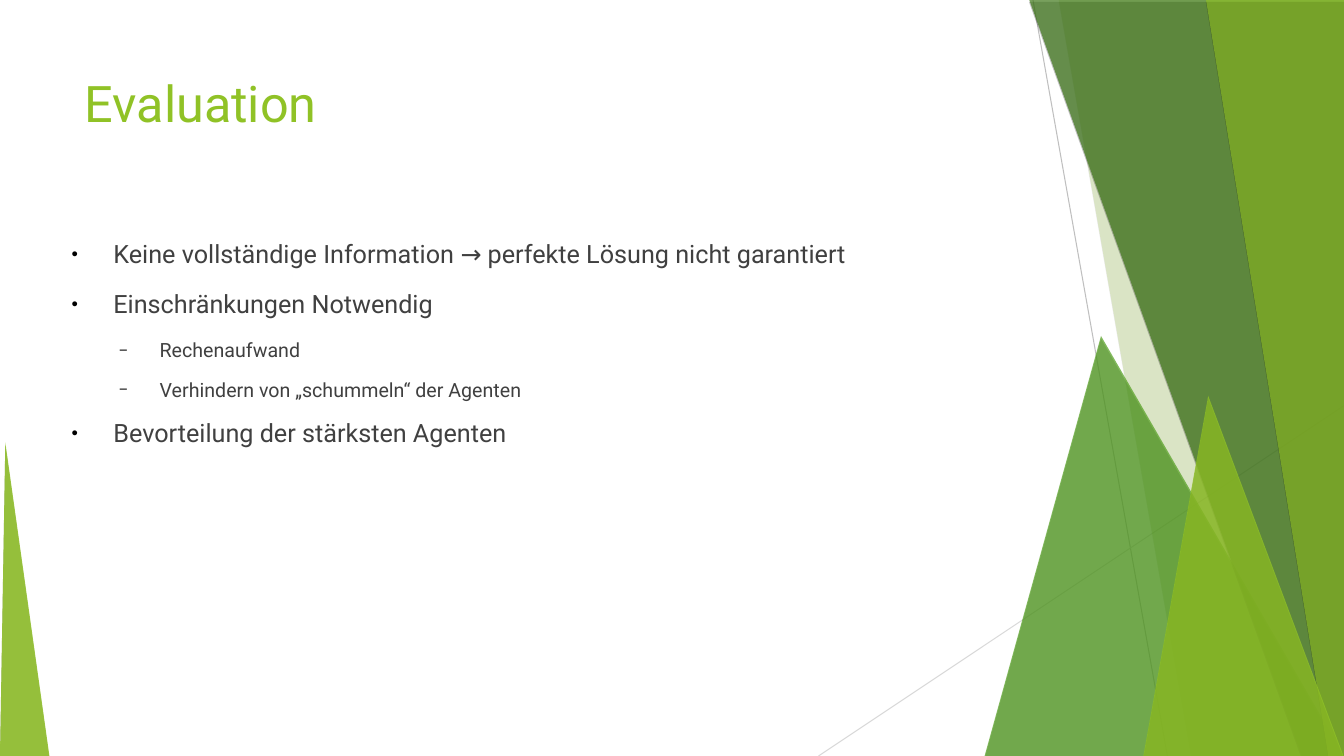
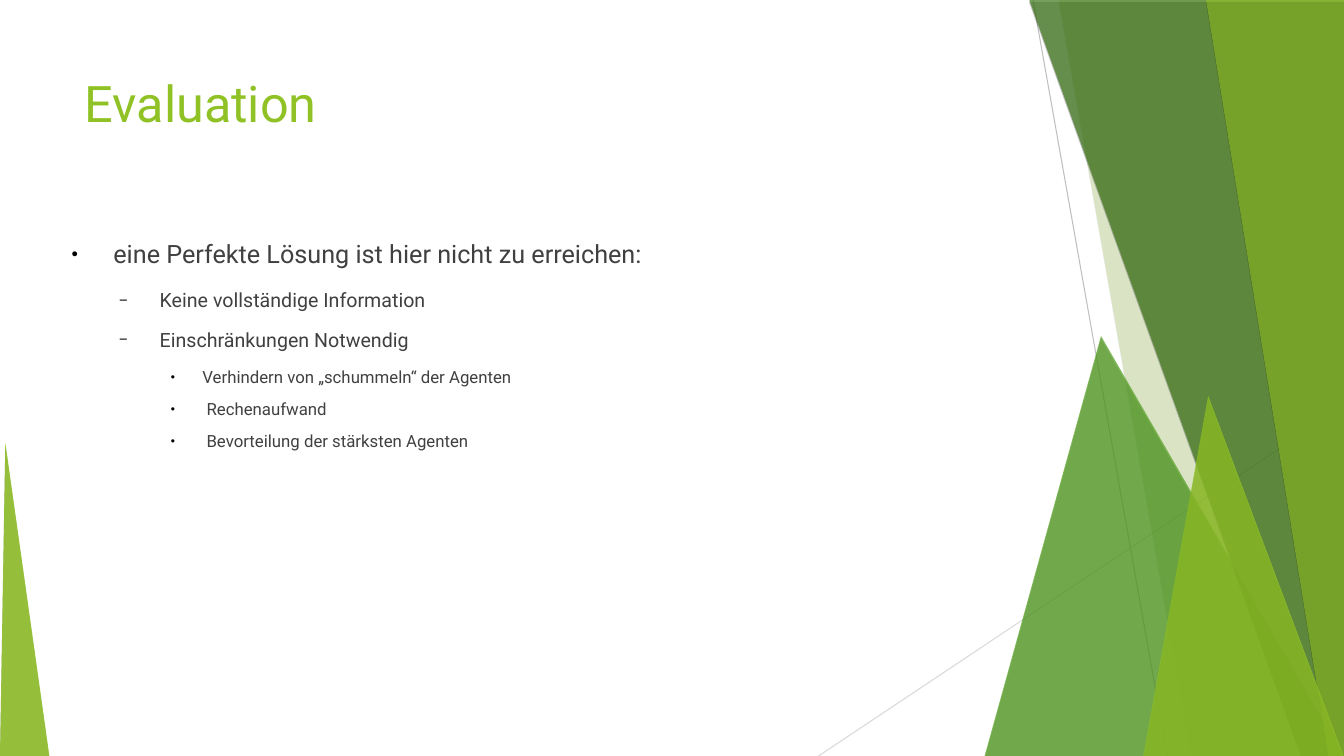
Before and after one commit to MFizz/AiF, a slide deck: slide 11 of Abschluss/alt.odp (slide 9 before the commit). Drawn at 1344x756 pixels with LibreOffice and Linux fonts; fonts in the diff are those of the drawing. Boxes give left, top, right and bottom in pixels: in the first picture for what was removed or moved away, otherwise in the second. Text is boxed around its words. In the diff, an @@ line names an element or a change of style, - is before the commit and + after.

```diff
--- a/Abschluss/alt.odp
+++ b/Abschluss/alt.odp
@@ text at (113, 244, 641, 311): text changed @@
-● Keine vollständige Information → perfekte Lösung nicht garantiert
+● eine Perfekte Lösung ist hier nicht zu erreichen:
+  − Keine vollständige Information
@@ text at (160, 332, 468, 451): size 18 to 14 pt in "Einschränkungen Notwendig"; size 14 to 12 pt in "Rechenaufwand"; size 18 to 12 pt in "Bevorteilung der stärksten Agenten"; bullet ● to −; list level 1 to 2 in "Einschränkungen Notwendig"; bullet − to ●; list level 2 to 3 in "Rechenaufwand"; list level 1 to 3 in "Bevorteilung der stärksten Agenten" @@
@@ text at (160, 382, 521, 401): paragraph removed @@
-  − Verhindern von „schummeln“ der Agenten
@@ text at (202, 370, 511, 387): paragraph added @@
+    ● Verhindern von „schummeln“ der Agenten
```
Also in this commit, not shown: 2 other slides changed, 4 slides added, 3 slides removed, 1 other file.
